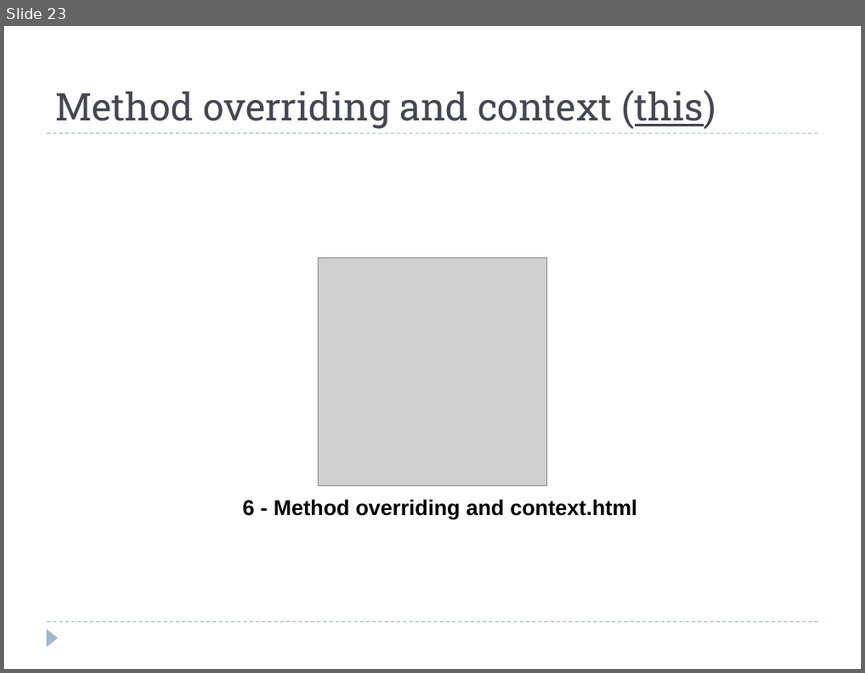
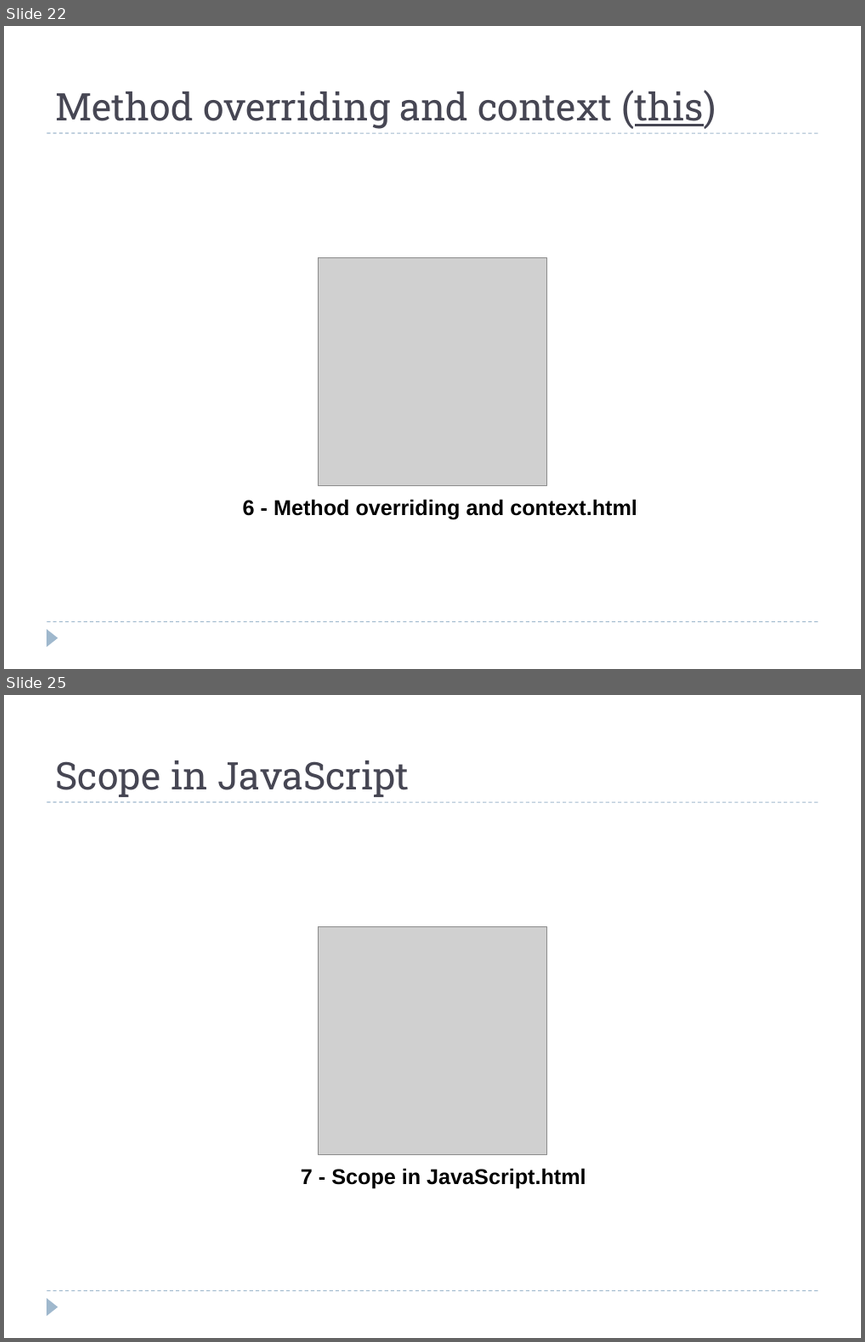
Before and after one commit to cosminnicula/OOJS, a slide deck: Presentation/HTML5 – Object Oriented JavaScript.ppt. Shown one above the other, each under a label of ours: slide 23 before the commit, slides 22 and 25 after it; the slides between them are not shown. The pictures are 865x673 and 865x1342 pixels, drawn with LibreOffice and Linux fonts; fonts in the diff are those of the drawing; grey boxes stand for pictures. Boxes give left, top, right and bottom in pixels: in the first picture for what was removed or moved away, otherwise in the second. Text is boxed around its words. In the diff, an @@ line names an element or a change of style, - is before the commit and + after.

```diff
--- a/Presentation/HTML5 – Object Oriented JavaScript.ppt
+++ b/Presentation/HTML5 – Object Oriented JavaScript.ppt
@@ slide 25 added at (4, 695, 861, 1338), background #FFFFFF; not listed: 3 template elements that a slide beside it also shows @@
@@ title added at (55, 760, 409, 797), 32 pt, text #464653 @@
+Scope in JavaScript
@@ picture added at (318, 926, 547, 1155) @@
@@ text added at (301, 1168, 586, 1188), 18 pt, text #000000, bold @@
+7 - Scope in JavaScript.html
@@ what was slide 23 is now slide 22 @@
```
Also in this commit, not shown: 10 slides changed, 3 other slides added, 1 slide removed, 9 other files.
